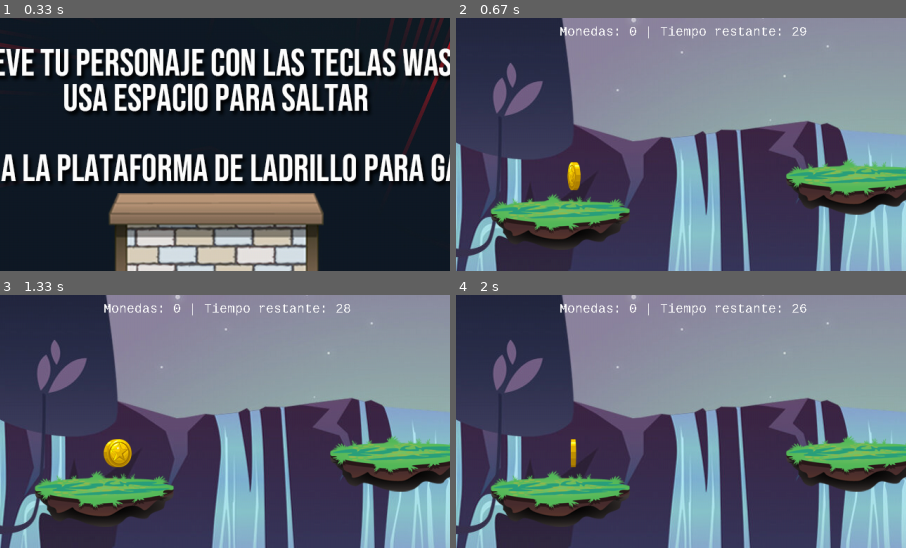
Above: before the commit, frames 1-4 (two rows, left to right).
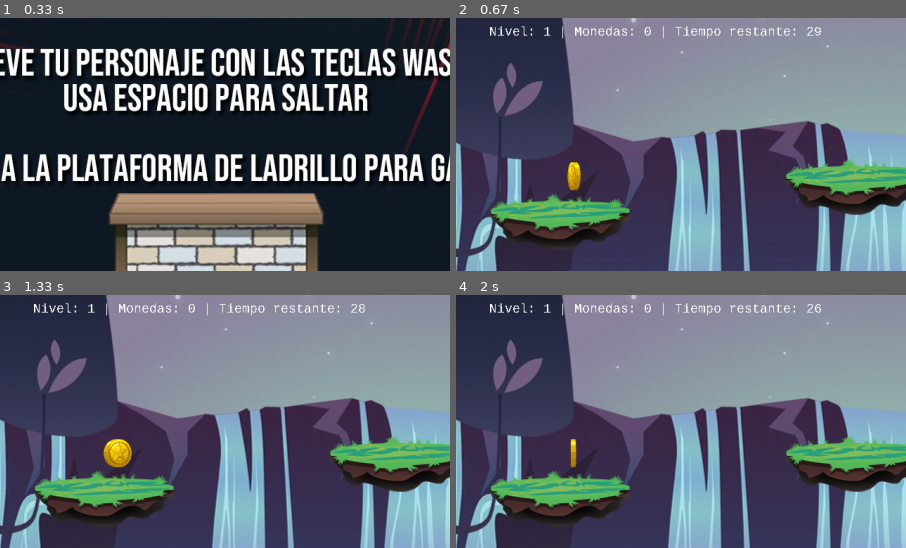
Above: after the commit, the same moments.

Repository: sort72/pygame-platformer
Game: pygame game, started from main.py
Same seed, same stepped clock (60 frames per second), same inputs: the game is played once before the commit and once after it.
Inputs:
- Up to frame 1 (0.33 s): no input
- Up to frame 2 (0.67 s): tap Space at 0.33 s
- Up to frame 3 (1.33 s): hold D 0.67-1.13 s; hold D from 1.17 s (still down)
- Up to frame 4 (2 s): release D at 1.63 s; hold A from 1.67 s (still down)
The pictures show only the part of the screen within x 28-78%, y 0-50%; the shares and areas given below are measured in that part.

Frame 1 is identical in both runs. In frame 2, 1.1% of the frame differs, in the area x 7-82%, y 3-9%; in frame 3, 1.1%; in frame 4, 1.1%.

Commit message:
Cambios menores

Diff:
--- a/main.py
+++ b/main.py
@@ -463,7 +463,7 @@
 
 
 
-        intro_text = font3.render(f'Monedas: {player.score} | Tiempo restante: {int(player.time / 60)}', False, (255, 255, 255))
-        screen.blit(intro_text,(500,10))
+        intro_text = font3.render(f'Nivel: {player.level} | Monedas: {player.score} | Tiempo restante: {int(player.time / 60)}', False, (255, 255, 255))
+        screen.blit(intro_text,(400,10))
 
 Game()
